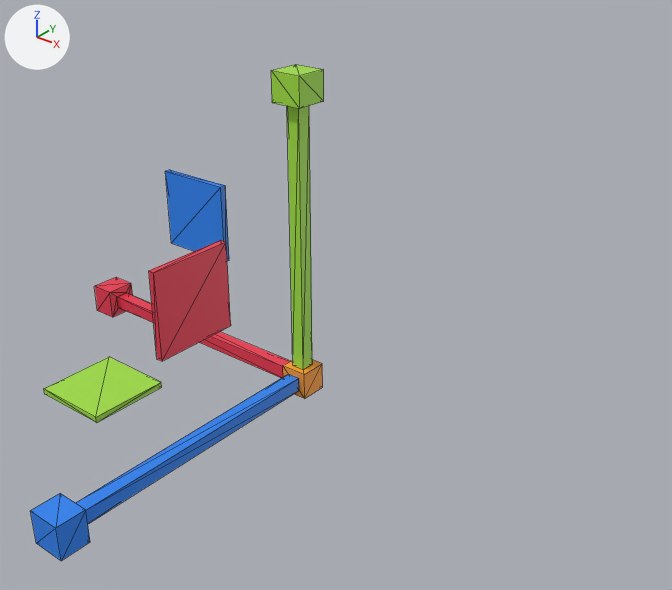
A saved change to the FBX model Models/Component/Scale.fbx.
Camera for both pictures: a 50 mm camera at (3.81, -4.38, 3.46) aimed at (0.28, 0.03, 0.73). The axes (+X, +Y, +Z) are drawn at upper left. The lights are the same throughout. Mesh edges are drawn as thin lines.

Before the edit, the objects in view are built like this:
```python
ob_x = bpy.data.objects.new('X', me_x)
ob_x.location = (0.0, 0.0, 0.0)
ob_x.rotation_euler = (0.0, -1.571, 0.0)  # degrees (0, -90, 0)
ob_xy = bpy.data.objects.new('XY', me_xy)
ob_xy.location = (0.0, 0.0, 0.0)
ob_xy.rotation_euler = (0.0, 0.0, -1.571)  # degrees (0, 0, -90)
ob_xy.scale = (0.0224, 0.288, 0.288)
ob_xyz = bpy.data.objects.new('XYZ', me_xyz)
ob_xyz.location = (0.0, 0.0, 0.0)
ob_xyz.rotation_euler = (0.0, -1.571, 0.0)  # degrees (0, -90, 0)
ob_xz = bpy.data.objects.new('XZ', me_xz)
ob_xz.location = (0.0, 0.0, 0.0)
ob_xz.rotation_euler = (0.0, -1.571, 0.0)  # degrees (0, -90, 0)
ob_xz.scale = (0.0224, 0.288, 0.288)
ob_y = bpy.data.objects.new('Y', me_y)
ob_y.location = (0.0, 0.0, 0.0)
ob_yz = bpy.data.objects.new('YZ', me_yz)
ob_yz.location = (0.0, 0.0, 0.0)
ob_yz.scale = (0.0224, 0.288, 0.288)
ob_z = bpy.data.objects.new('Z', me_z)
ob_z.location = (0.0, 0.0, 0.0)
ob_z.rotation_euler = (1.571, -1.571, 0.0)  # degrees (90, -90, 0)
# me_y
# before: 1 (-0.05, -0.05, 2.0), 3 (-0.05, 0.05, 2.0), 5 (0.05, -0.05, 2.0), 7 (0.05, 0.05, 2.0)
# me_x
# before: 1 (-0.05, -0.05, 2.0) at pixel (118, 307), 3 (-0.05, 0.05, 2.0), 5 (0.05, -0.05, 2.0) at pixel (116, 296), 7 (0.05, 0.05, 2.0) at pixel (126, 292)
# me_z
# before: 1 (-0.05, -0.05, 2.0), 3 (-0.05, 0.05, 2.0), 5 (0.05, -0.05, 2.0), 7 (0.05, 0.05, 2.0)
```
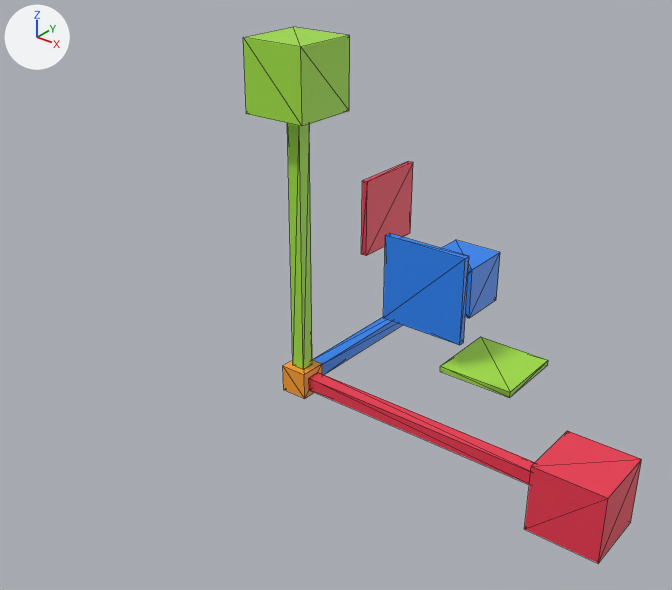
Commit message: use component ctrl scale

Edits to the bpy script that builds the scene:
```text
Change me_y:
    where me_y.from_pydata(...)  # 16 vertices, 28 faces; spans x -0.12..0.12, y -0.12..0.12, z 0.1..2.2
    me_y part 3
    add for i in [1, 3, 5, 7]: me_y.vertices[i].co += Vector((0.0, 0.0, -0.07))
    me_y.vertices[8].co: (-0.12, -0.12, 2.0) -> (-0.23, -0.23, 1.93)  # pixel (272, 102) -> pixel (349, 110)
    me_y.vertices[9].co: (-0.12, 0.12, 2.0) -> (-0.23, 0.23, 1.93)  # not seen -> pixel (302, 126)
    me_y.vertices[10].co: (0.12, 0.12, 2.0) -> (0.23, 0.23, 1.93)  # pixel (323, 101) -> pixel (246, 113)
    me_y.vertices[11].co: (0.12, -0.12, 2.0) -> (0.23, -0.23, 1.93)  # pixel (299, 108) -> not seen
    me_y.vertices[12].co: (-0.12, -0.12, 2.2) -> (-0.23, -0.23, 2.4)  # pixel (271, 70) -> pixel (349, 35)
    me_y.vertices[13].co: (-0.12, 0.12, 2.2) -> (-0.23, 0.23, 2.4)  # pixel (295, 64) -> pixel (300, 46)
    me_y.vertices[14].co: (0.12, 0.12, 2.2) -> (0.23, 0.23, 2.4)  # pixel (323, 69) -> pixel (243, 37)
    me_y.vertices[15].co: (0.12, -0.12, 2.2) -> (0.23, -0.23, 2.4)  # pixel (299, 75) -> pixel (293, 26)
Change me_x:
    where me_x.from_pydata(...)  # 16 vertices, 28 faces; spans x -0.12..0.12, y -0.12..0.12, z 0.1..2.2
    used by ob_x; location = (0.0, 0.0, 0.0); rotation_euler = (0.0, -1.571, 0.0), in degrees (0, -90, 0)
    me_x part 2
    add for i in [1, 3, 5, 7]: me_x.vertices[i].co += Vector((0.0, 0.0, -0.07))
    me_x.vertices[8].co: (-0.12, -0.12, 2.0) -> (-0.23, -0.23, 1.93)  # pixel (112, 317) -> not seen
    me_x.vertices[9].co: (-0.12, 0.12, 2.0) -> (-0.23, 0.23, 1.93)  # not seen -> pixel (524, 529)
    me_x.vertices[10].co: (0.12, 0.12, 2.0) -> (0.23, 0.23, 1.93)  # pixel (131, 283) -> pixel (531, 466)
    me_x.vertices[11].co: (0.12, -0.12, 2.0) -> (0.23, -0.23, 1.93)  # pixel (109, 292) -> pixel (567, 430)
    me_x.vertices[12].co: (-0.12, -0.12, 2.2) -> (-0.23, -0.23, 2.4)  # pixel (97, 310) -> pixel (630, 522)
    me_x.vertices[13].co: (-0.12, 0.12, 2.2) -> (-0.23, 0.23, 2.4)  # not seen -> pixel (598, 563)
    me_x.vertices[14].co: (0.12, 0.12, 2.2) -> (0.23, 0.23, 2.4)  # pixel (116, 277) -> pixel (608, 498)
    me_x.vertices[15].co: (0.12, -0.12, 2.2) -> (0.23, -0.23, 2.4)  # pixel (94, 286) -> pixel (641, 459)
Change me_z:
    where me_z.from_pydata(...)  # 16 vertices, 28 faces; spans x -0.12..0.12, y -0.12..0.12, z 0.1..2.2
    used by ob_z; location = (0.0, 0.0, 0.0); rotation_euler = (1.571, -1.571, 0.0), in degrees (90, -90, 0)
    me_z part 1
    add for i in [1, 3, 5, 7]: me_z.vertices[i].co += Vector((0.0, 0.0, -0.07))
    me_z.vertices[8].co: (-0.12, -0.12, 2.0) -> (-0.23, -0.23, 1.93)  # pixel (90, 542) -> not seen
    me_z.vertices[9].co: (-0.12, 0.12, 2.0) -> (-0.23, 0.23, 1.93)  # not seen -> pixel (469, 318)
    me_z.vertices[10].co: (0.12, 0.12, 2.0) -> (0.23, 0.23, 1.93)  # pixel (60, 493) -> pixel (472, 269)
    me_z.vertices[11].co: (0.12, -0.12, 2.0) -> (0.23, -0.23, 1.93)  # pixel (85, 509) -> not seen
    me_z.vertices[12].co: (-0.12, -0.12, 2.2) -> (-0.23, -0.23, 2.4)  # pixel (61, 561) -> not seen
    me_z.vertices[13].co: (-0.12, 0.12, 2.2) -> (-0.23, 0.23, 2.4)  # pixel (36, 543) -> pixel (496, 299)
    me_z.vertices[14].co: (0.12, 0.12, 2.2) -> (0.23, 0.23, 2.4)  # pixel (30, 510) -> pixel (500, 252)
    me_z.vertices[15].co: (0.12, -0.12, 2.2) -> (0.23, -0.23, 2.4)  # pixel (55, 528) -> pixel (455, 239)
Change ob_x:
    ob_x.rotation_euler: (0.0, -1.571, 0.0) -> (-3.142, -1.571, 0.0)  # degrees (0, -90, 0) -> degrees (-180, -90, 0)
Change ob_xz:
    ob_xz.rotation_euler: (0.0, -1.571, 0.0) -> (-3.142, -1.571, 0.0)  # degrees (0, -90, 0) -> degrees (-180, -90, 0)
Change ob_xy:
    ob_xy.rotation_euler: (0.0, 0.0, -1.571) -> (0.0, 0.0, 1.571)  # degrees (0, 0, -90) -> degrees (0, 0, 90)
Change ob_yz:
    ob_yz.rotation_euler: (0.0, 0.0, 0.0) -> (0.0, 0.0, -3.142)  # degrees (0, 0, 0) -> degrees (0, 0, -180)
Change ob_z:
    ob_z.rotation_euler: (1.571, -1.571, 0.0) -> (-1.571, -1.571, 0.0)  # degrees (90, -90, 0) -> degrees (-90, -90, 0)
```

Changed parts and their boxes [x1, y1, x2, y2] in the pictures (672 x 590 px):
'X', reshaped, turned: before [94, 277, 290, 378]; after [309, 373, 642, 563]
'Y', reshaped (100% wider, 12% taller): before [271, 64, 324, 370]; after [243, 27, 350, 370]
'Z', reshaped, turned: before [30, 374, 299, 561]; after [312, 240, 500, 375]
'XY', turned: before [165, 170, 229, 261]; after [383, 233, 469, 345]
'YZ', turned: before [149, 240, 231, 361]; after [361, 162, 413, 256]
'XZ', turned: before [44, 357, 162, 423]; after [440, 337, 548, 398]
